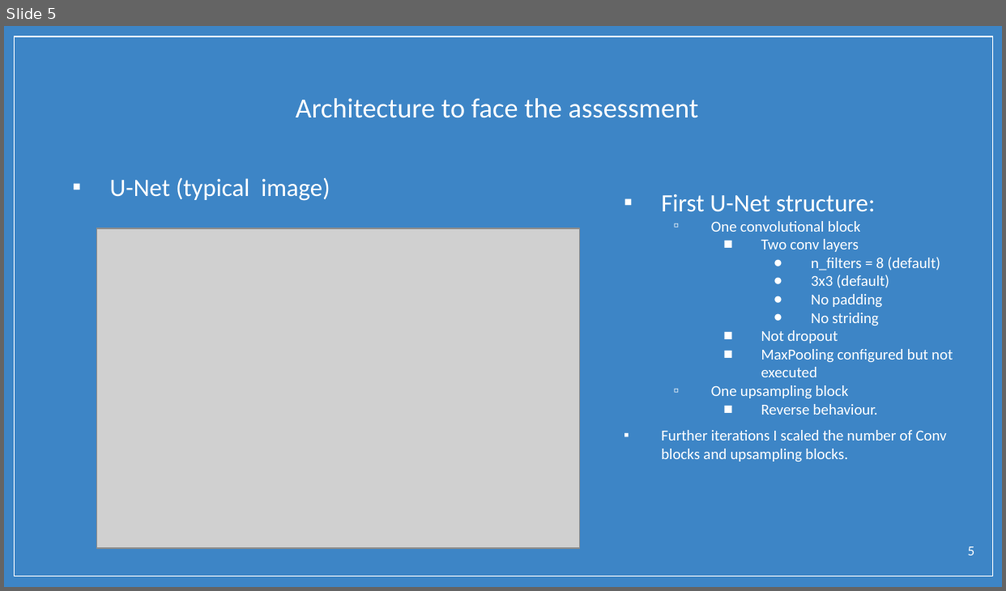
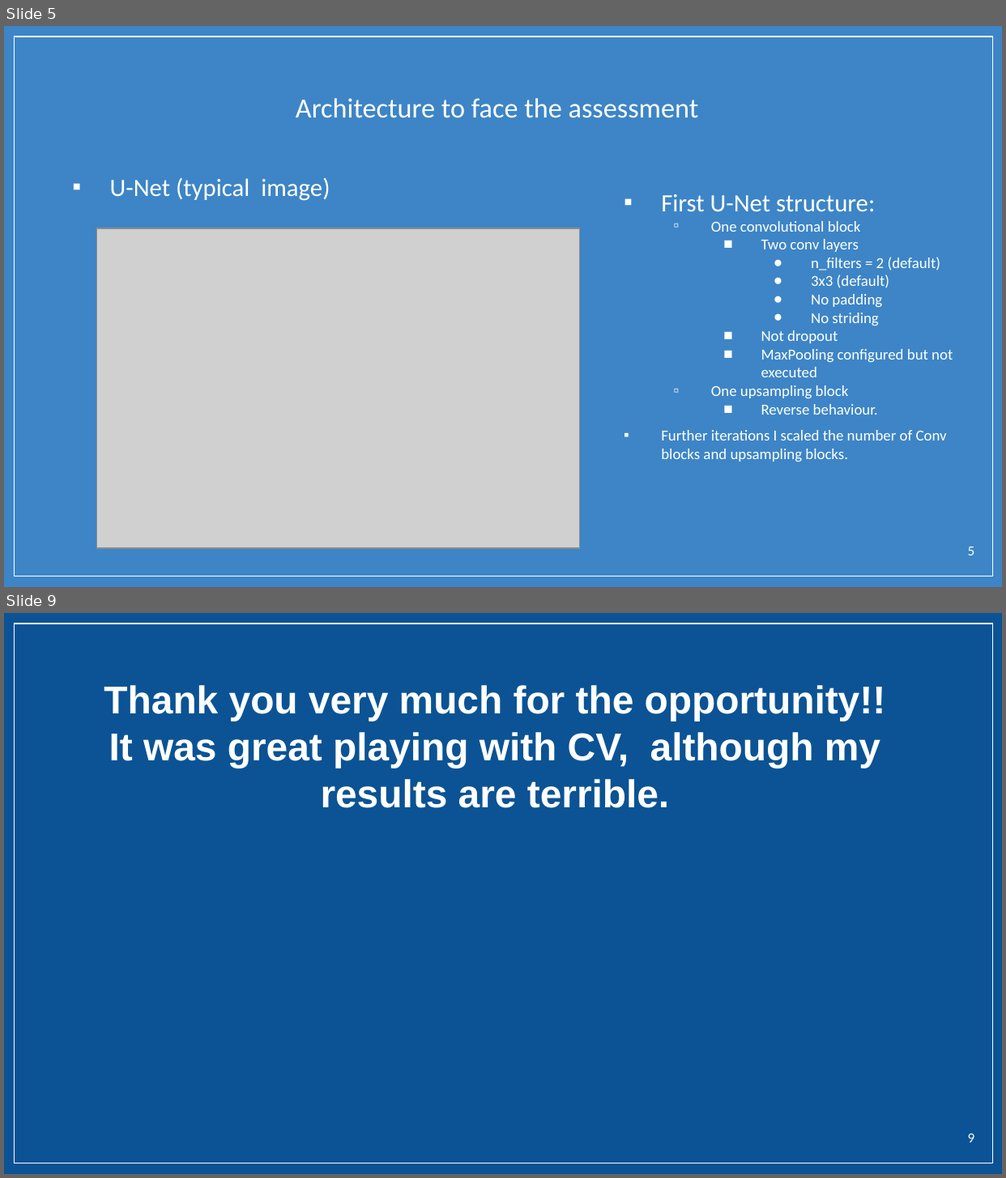
Before and after one commit to borjaf696/cv_test, a slide deck: valeo_assessment.pptx. Shown one above the other, each under a label of ours: slide 5 before the commit, slides 5 and 9 after it; the slides between them are not shown. The pictures are 1006x591 and 1006x1178 pixels, drawn with LibreOffice and Linux fonts; fonts in the diff are those of the drawing; grey boxes stand for pictures; background and template pictures are left out. Boxes give left, top, right and bottom in pixels: in the first picture for what was removed or moved away, otherwise in the second. Text is boxed around its words. In the diff, an @@ line names an element or a change of style, - is before the commit and + after.

```diff
--- a/valeo_assessment.pptx
+++ b/valeo_assessment.pptx
@@ slide 9 added at <box>4,613,1002,1174</box>, background picture (left out); not listed: 1 template element that a slide beside it also shows @@
@@ text added at <box>104,685,886,808</box>, 28 pt, text #FFFFFF, bold @@
+Thank you very much for the opportunity!!
+It was great playing with CV, although my results are terrible.
@@ page number added at <box>968,1134,975,1143</box>, 10 pt, text #FFFFFF @@
+9
@@ slide 5 changed as well @@
@@ text at <box>811,257,940,271</box>: text changed @@
-      ● n_filters = 8 (default)
+      ● n_filters = 2 (default)
```
Also in this commit, not shown: 4 other slides changed, 3 other slides added, 4 slides removed, 3 other files.
